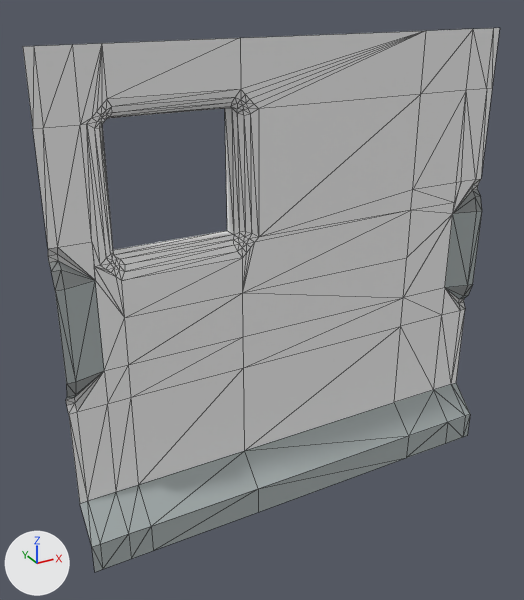
Before and after pictures for a commit that changed the FBX model BODY/Assets/Main/Meshes/Environment/walls/base_wall_hole_01.FBX.
Both versions are drawn from a 50 mm camera at (-2.99, -3.11, 4.37) aimed at (-0.27, 1.83, 1.9). The axes (+X, +Y, +Z) are drawn at lower left. The lights are the same throughout. Mesh edges are drawn as thin lines. Where no turn or scale is listed for an object, it has been applied to the vertices.

Script lines for the objects in view, before the commit:
```python
mat_leiste = principled_material('Leiste')
mat_leiste.base_color = (0.408, 0.455, 0.455)  # grey #abb4b4
mat_leiste.roughness = 0.859
me_mesh = bpy.data.meshes.new('Mesh')
me_mesh.from_pydata(...)  # 185 vertices, 322 faces; spans x -2.0..2.0, y 1.48..2.0, z 0.0..4.0
# faces by material slot: [234, 18, 46, 24]
me_mesh.materials.append(mat_basecolor)  # white #f5f5f5
me_mesh.materials.append(mat_leistenkante)  # grey #929696
me_mesh.materials.append(mat_leiste)  # grey #abb4b4
me_mesh.materials.append(mat_emission)  # light grey #d0d0d0
ob_base_wall_hole_01 = bpy.data.objects.new('base_wall_hole_01', me_mesh)
ob_base_wall_hole_01.location = (0.0, 0.0, 0.0)
```
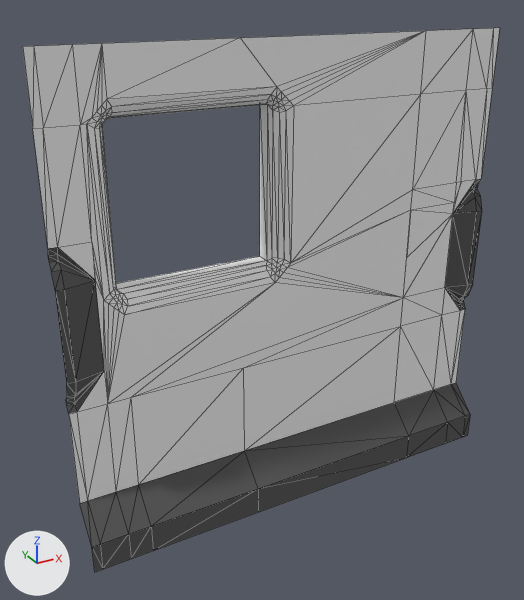
The newer file is also turned or shifted as a whole; pictures and numbers use the older file's frame.

Pixel boxes [x1, y1, x2, y2] of what changed, in the pictures (524 x 600 px; the box of a moved part takes in the faces that stretch with it):
'base_wall_hole_01', reshaped: [23, 28, 500, 572] in both
part 1 of me_mesh, moved or reshaped: [87, 31, 426, 403] in both
part 2 of me_mesh, recoloured: [49, 190, 482, 397] in both
part 3 of me_mesh, recoloured: [48, 179, 480, 414] in both

What the commit changed:
Material 'Leiste' (mat_leiste) changes colour from grey #abb4b4 to dark grey #555555; in linear values from (0.408, 0.455, 0.455) to (0.0902, 0.0902, 0.0902).
me_mesh is used by ob_base_wall_hole_01; location (0.0, 0.0, 0.0).
me_mesh had 185 vertices, 322 faces and spanned x -2.0..2.0, y 1.48..2.0, z 0.0..4.0.
me_mesh now has 181 vertices, 314 faces and spans x -2.0..2.0, y 1.48..2.0, z 0.0..4.0.
Part 1, on me_mesh:
13 vertices are removed from x -1.65..-0.39, y 1.73, z 1.65..2.5.
45 faces are deleted.
14 vertices in x -0.55..-0.35, y 1.73..2.0, z 3.45..3.65 move by (0.3, 0.0, 0.0).
13 vertices in x -1.59..-1.45, y 1.75..2.0, z 2.41..2.55 move by (0.0, 0.0, -0.28).
9 vertices in x -0.55..-0.35, y 1.73..2.0, z 2.43..2.55 move by (0.3, 0.0, -0.28).
6 vertices in x -0.54..-0.41, y 1.73..1.82, z 3.46..3.59 move by (0.31, 0.0, 0.0).
5 vertices in x -0.54..-0.41, y 1.75..1.82, z 2.41..2.54 move by (0.31, 0.0, -0.28).
4 vertices move from x -1.57..-0.43, y 1.74..1.75, z 2.45..2.49 to x -1.57..-0.13, y 1.74..1.75, z 2.18..2.22.
9 vertices are added at x -1.65..-0.09, y 1.73, z 2.08..2.22.
37 new faces join them, mat_basecolor (white #f5f5f5).
me_mesh part 2: 18 faces spanning x -2.0..2.0, y 1.67..1.76, z 1.52..2.58 switch from mat_leistenkante (grey #929696) to mat_leiste (dark grey #555555).
me_mesh part 3: 24 faces spanning x -2.0..2.0, y 1.73..1.76, z 1.36..2.69 switch from mat_emission (light grey #d0d0d0) to mat_leiste (dark grey #555555).
